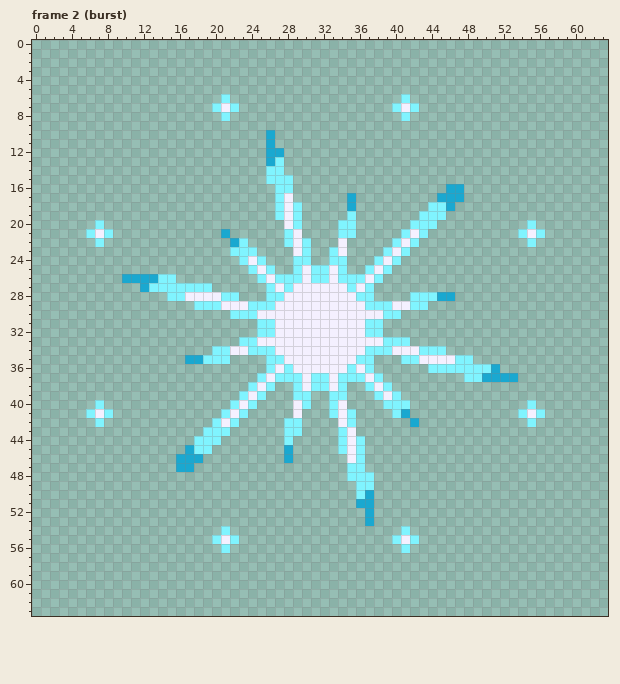
Two states of a pixel-art file, projects/007_survivors/art/fx_levelup.aseprite. Above, as it was before the edit.
64x64 pixels, 4 frames. Shown: frame 2 (burst). The commit also changed other frames, which this record leaves out.
New version:
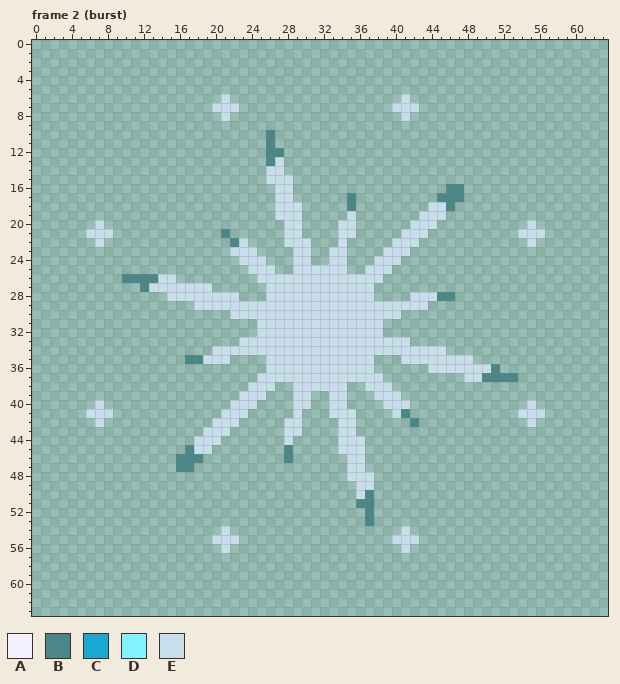
Palette (. is transparent): A #f4f0ff  B #4b8787  C #1aa8d0  D #80f4ff  E #c8dfeb
Difference:
Changed rows in their new state; - is an unchanged pixel.
Frame 2 (burst):
first column x 6:
 6 ---------------E-------------------E---------------
 7 --------------EEE-----------------EEE--------------
 8 ---------------E-------------------E---------------
10 --------------------B------------------------------
11 --------------------B------------------------------
12 --------------------BB-----------------------------
13 --------------------BE-----------------------------
14 --------------------EE-----------------------------
15 --------------------EEE----------------------------
16 ---------------------EE-----------------BB---------
17 ---------------------EE------B---------BBB---------
18 ---------------------EEE-----B--------EEB----------
19 ---------------------EEE-----E-------EEE-----------
20 -E--------------------EE----EE------EEE----------E-
21 EEE------------B------EE----EE-----EEE----------EEE
22 -E--------------BE----EEE---E-----EEE------------E-
23 ----------------EEE----EE--EE----EEE---------------
24 -----------------EEE---EE--EE---EEE----------------
25 ------------------EEE--EEEEEE--EEE-----------------
26 ----BBBBEE---------EEEEEEEEEEEEEE------------------
27 ------BEEEEEEE------EEEEEEEEEEEE-------------------
28 ---------EEEEEEEE---EEEEEEEEEEEE----EEEBB----------
29 ------------EEEEEEEEEEEEEEEEEEEEEEEEEE-------------
30 ----------------EEEEEEEEEEEEEEEEEEE----------------
31 -------------------EEEEEEEEEEEEEE------------------
32 -------------------EEEEEEEEEEEEEE------------------
33 -----------------EEEEEEEEEEEEEEEEEEE---------------
34 --------------EEEEEEEEEEEEEEEEEEEEEEEEEE-----------
35 -----------BBEEE----EEEEEEEEEEEE---EEEEEEEE--------
36 --------------------EEEEEEEEEEEE------EEEEEEEB-----
37 -------------------EEEEEEEEEEEEEE---------EEBBBB---
38 ------------------EEE--EEEEEE--EEE-----------------
39 -----------------EEE---EE--EE---EEE----------------
40 -E--------------EEE----EE--EE----EEE-------------E-
41 EEE------------EEE-----E---EEE----EB------------EEE
42 -E------------EEE-----EE----EE------B------------E-
43 -------------EEE------EE----EE---------------------
44 ------------EEE-------E-----EEE--------------------
45 -----------BEE--------B-----EEE--------------------
46 ----------BBB---------B------EE--------------------
47 ----------BB-----------------EE--------------------
48 -----------------------------EEE-------------------
49 ------------------------------EE-------------------
50 ------------------------------EB-------------------
51 ------------------------------BB-------------------
52 -------------------------------B-------------------
53 -------------------------------B-------------------
54 ---------------E-------------------E---------------
55 --------------EEE-----------------EEE--------------
56 ---------------E-------------------E---------------
